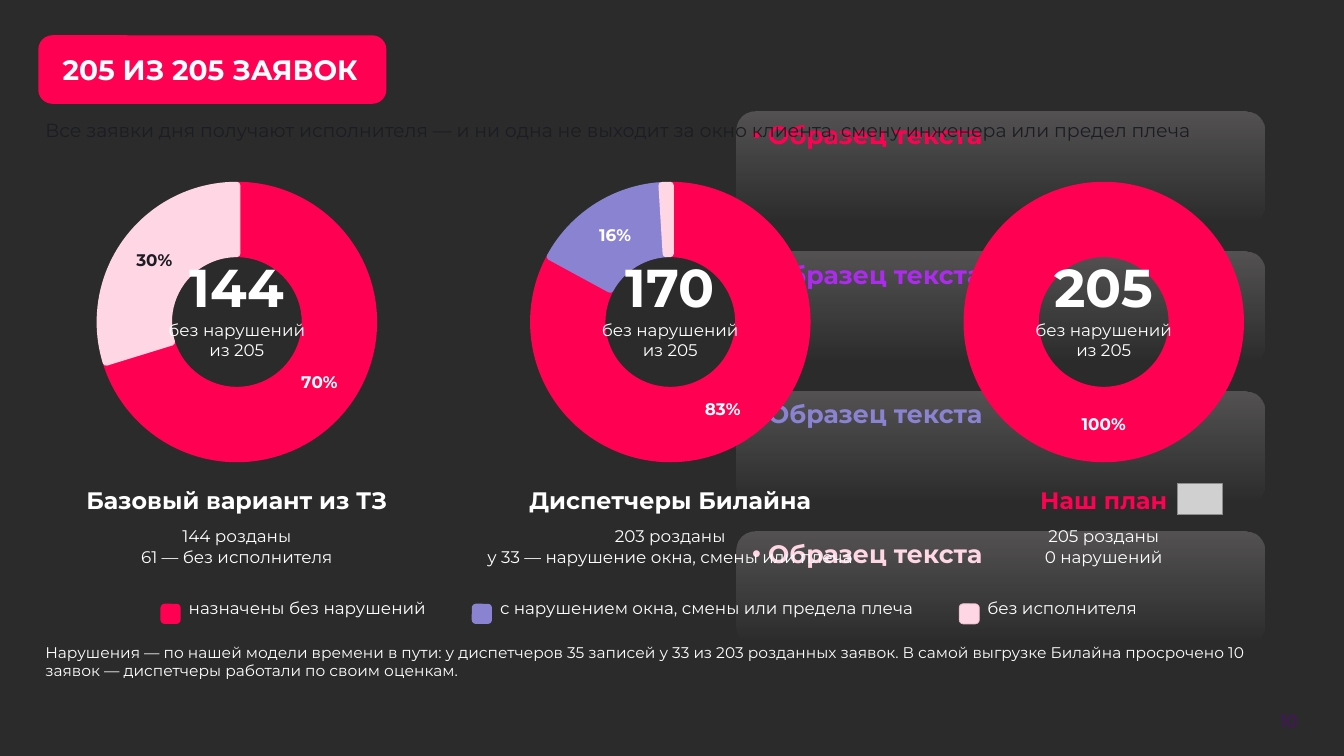
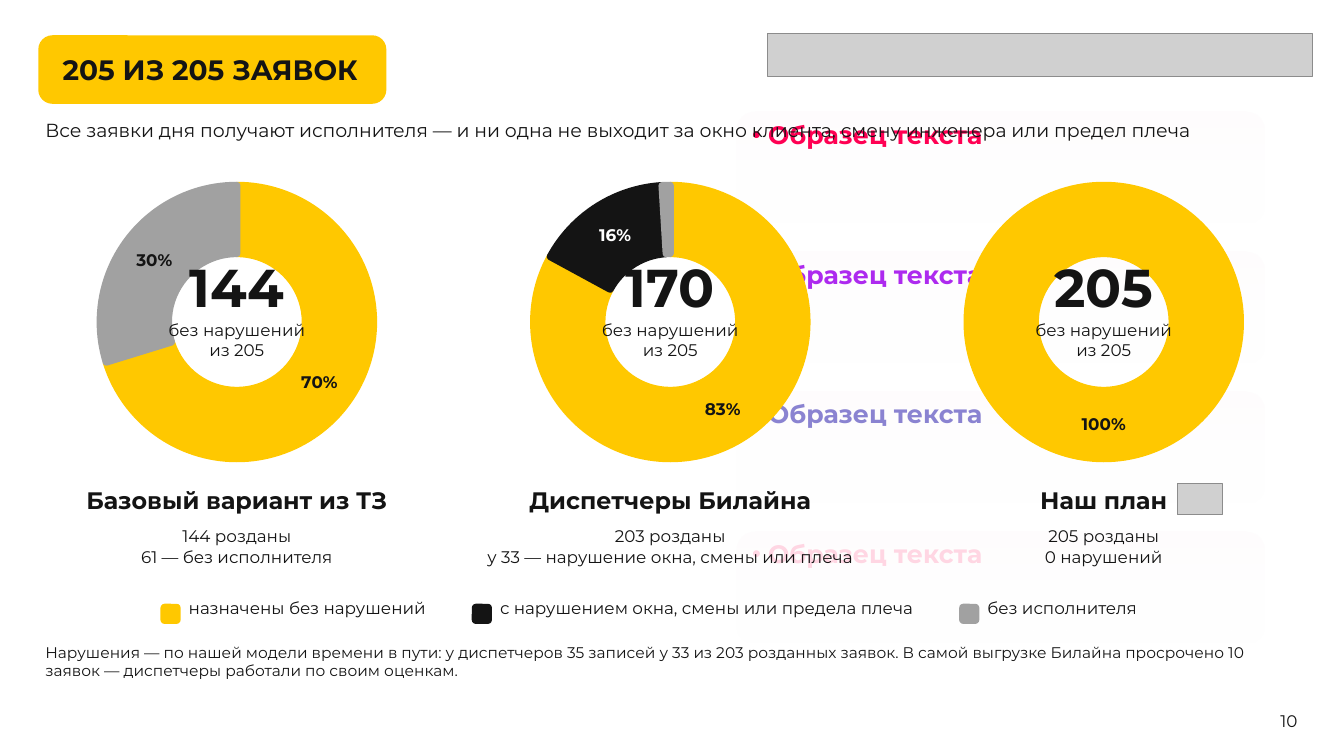
Before and after one commit to earlyr1/beeline-routing, a slide deck: slide 10 of ЛЦТ2026_Презентация_верные_обязательные_слайды.pptx. Drawn at 1344x756 pixels with LibreOffice and Linux fonts; fonts in the diff are those of the drawing; grey boxes stand for pictures; background and template pictures are left out; a plain dark background stands for a picture behind light text. Boxes give left, top, right and bottom in pixels: in the first picture for what was removed or moved away, otherwise in the second. Text is boxed around its words. In the diff, an @@ line names an element or a change of style, - is before the commit and + after.

```diff
--- a/ЛЦТ2026_Презентация_верные_обязательные_слайды.pptx
+++ b/ЛЦТ2026_Презентация_верные_обязательные_слайды.pptx
@@ background picture (left out) to #FFFFFF @@
@@ rounded rectangle "205 ИЗ 205 ЗАЯВОК" at [38,35,386,104]: text colour #FFFFFF to #141414; fill #FF0053 to #FFC800 @@
@@ picture added at [768,34,1313,78] @@
@@ text "Все заявки дня получают исполнителя ..." at [45,123,1190,143]: text colour #1C1D22 to #141414 @@
@@ doughnut chart at [89,173,386,471] @@
@@ colours of single points changed @@
@@ lettering changed @@
@@ doughnut chart at [521,173,819,471] @@
@@ colours of single points changed @@
@@ lettering changed @@
@@ doughnut chart at [955,173,1252,471] @@
@@ colours of single points changed @@
@@ lettering changed @@
@@ text "Наш план" at [1040,492,1167,510]: text colour #FF0053 to #141414 @@
@@ rounded rectangle at [160,604,180,624]: fill #FF0053 to #FFC800 @@
@@ rounded rectangle at [472,604,492,624]: fill #8A83D1 to #141414 @@
@@ rounded rectangle at [960,604,980,624]: fill #FFD6E3 to #A1A1A1; outline #E7B8C8 0.5 pt to none @@
@@ text colour #FFFFFF to #141414 in 15 elements at [190,255,284,307], [168,320,305,356], [86,491,387,514], [141,530,332,563], [626,255,715,308], [602,320,738,356], [529,491,811,514], [487,530,852,567], [1054,255,1153,308], [1035,320,1172,356], [1045,530,1162,567], [189,601,426,618], [500,605,913,618], [987,601,1137,614], [45,646,1244,679] @@
@@ page number at [1280,715,1297,727]: text colour #520977 to #141414 @@
```
Also in this commit, not shown: 12 other slides changed.
